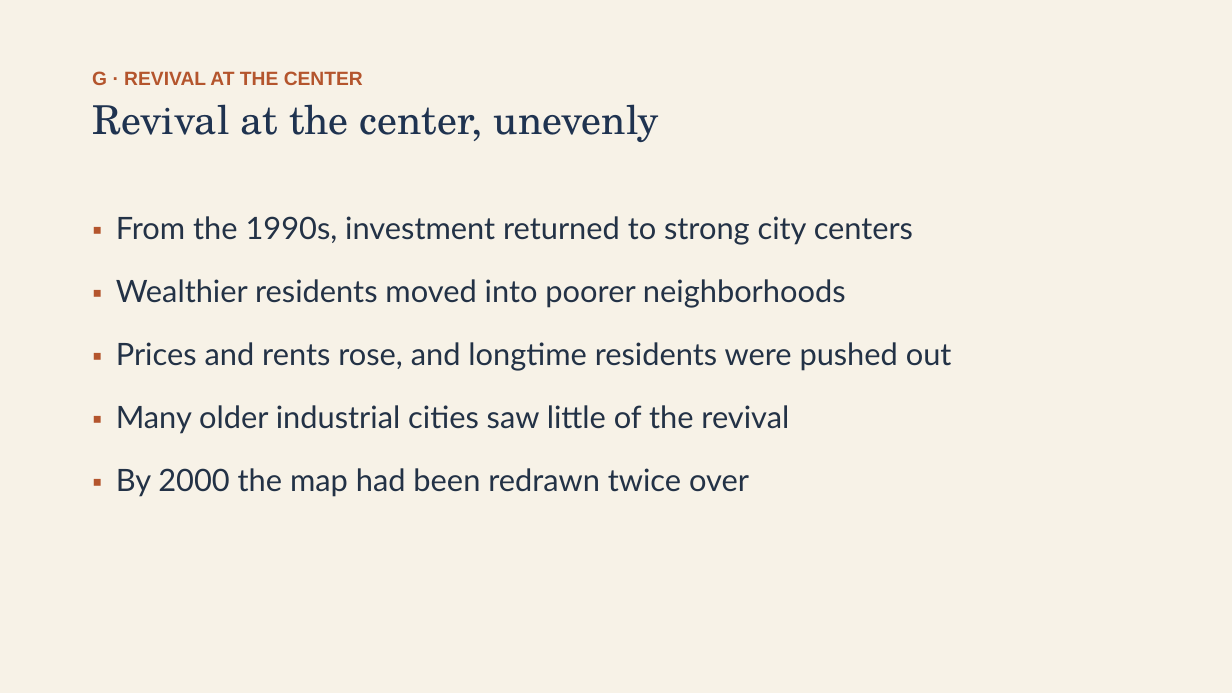
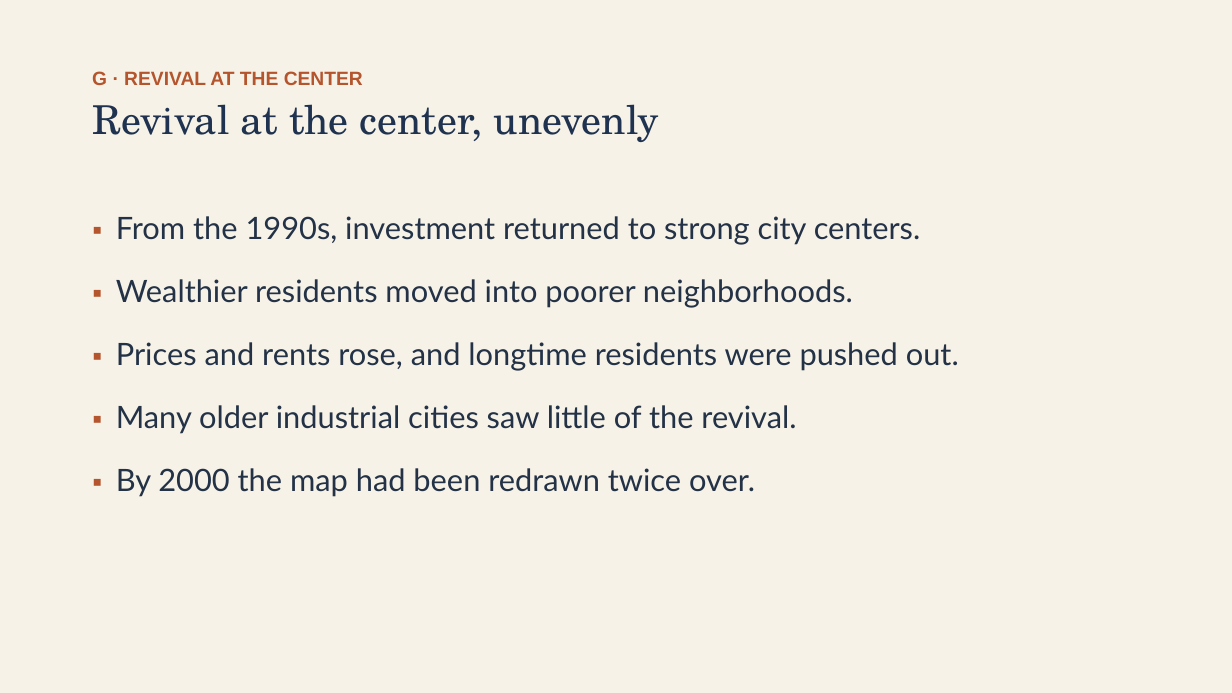
Before and after one commit to ab17gthb/humanities-curriculum-group, a slide deck: slide 21 of modern-america/lesson-05/lesson-05-slides.pptx. Drawn at 1232x693 pixels with LibreOffice and Linux fonts; fonts in the diff are those of the drawing. Boxes give left, top, right and bottom in pixels: in the first picture for what was removed or moved away, otherwise in the second. Text is boxed around its words. In the diff, an @@ line names an element or a change of style, - is before the commit and + after.

```diff
--- a/modern-america/lesson-05/lesson-05-slides.pptx
+++ b/modern-america/lesson-05/lesson-05-slides.pptx
@@ text at <box>116,216,959,497</box>: text changed @@
-▪ From the 1990s, investment returned to strong city centers
-▪ Wealthier residents moved into poorer neighborhoods
-▪ Prices and rents rose, and longtime residents were pushed out
-▪ Many older industrial cities saw little of the revival
-▪ By 2000 the map had been redrawn twice over
+▪ From the 1990s, investment returned to strong city centers.
+▪ Wealthier residents moved into poorer neighborhoods.
+▪ Prices and rents rose, and longtime residents were pushed out.
+▪ Many older industrial cities saw little of the revival.
+▪ By 2000 the map had been redrawn twice over.
```
Also in this commit, not shown: 7 other slides changed, 6 other files.
